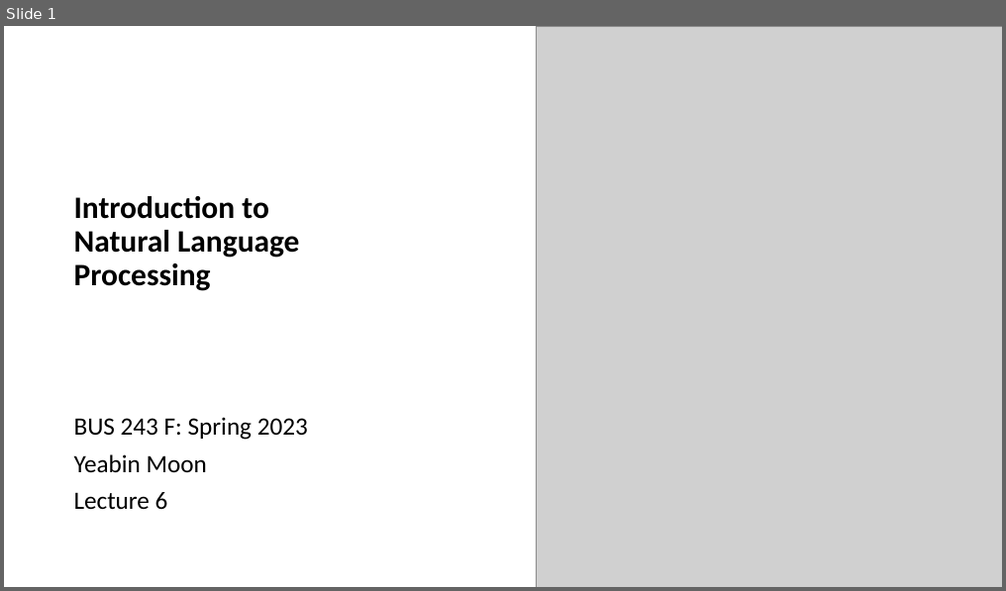
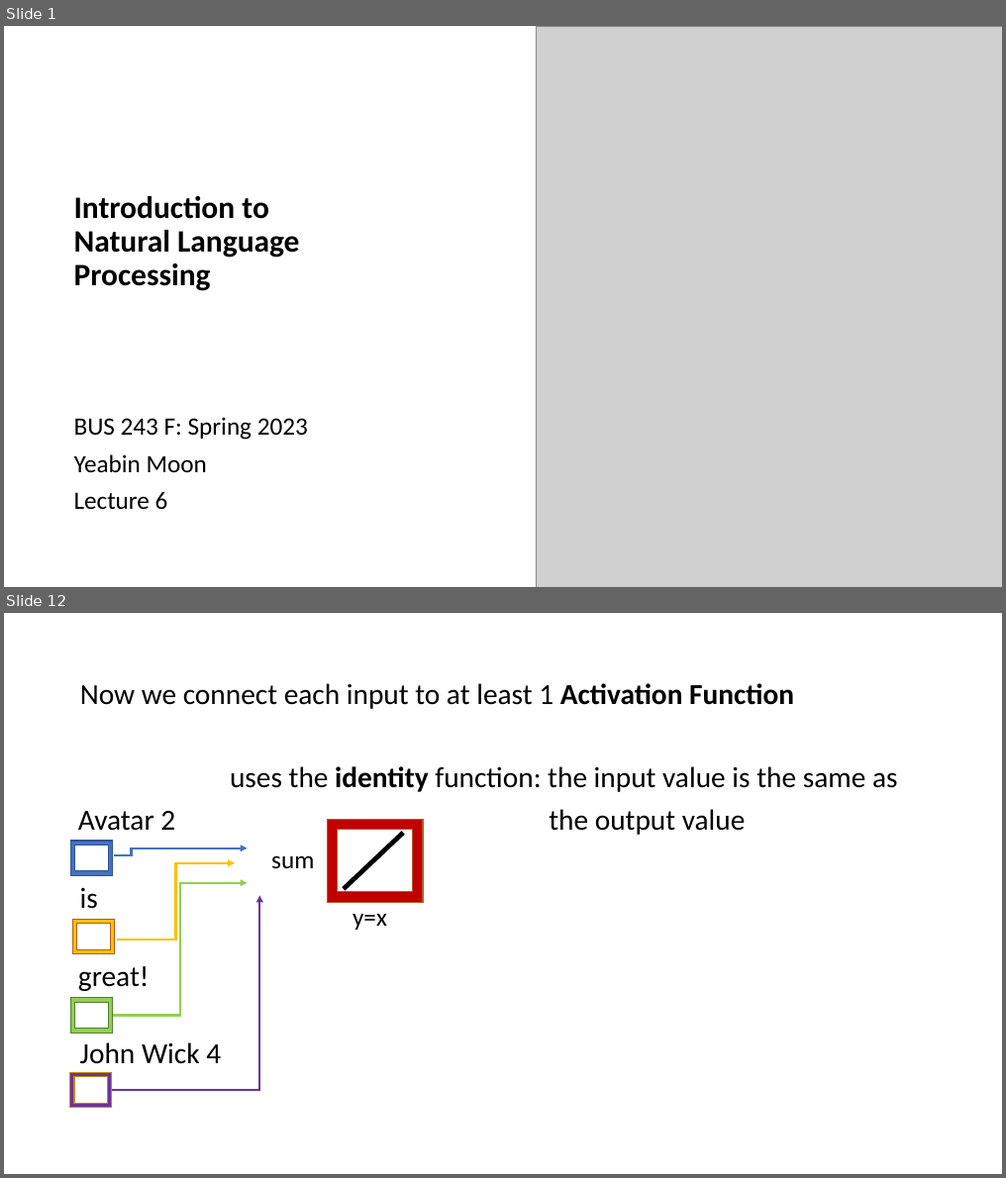
Before and after one commit to YeabinMoonEcon/BUS211, a slide deck: BUS243_NLP/lecture_notes/Lecture6_2.pptx. Shown one above the other, each under a label of ours: slide 1 before the commit, slides 1 and 12 after it; the slides between them are not shown. The pictures are 1006x591 and 1006x1178 pixels, drawn with LibreOffice and Linux fonts; fonts in the diff are those of the drawing; grey boxes stand for pictures. Boxes give left, top, right and bottom in pixels: in the first picture for what was removed or moved away, otherwise in the second. Text is boxed around its words. In the diff, an @@ line names an element or a change of style, - is before the commit and + after.

```diff
--- a/BUS243_NLP/lecture_notes/Lecture6_2.pptx
+++ b/BUS243_NLP/lecture_notes/Lecture6_2.pptx
@@ slide 12 added at [4, 613, 1002, 1174], background #FFFFFF @@
@@ text added at [80, 683, 898, 835], 28 pt, text #000000 @@
+Now we connect each input to at least 1 Activation Function
+uses the identity function: the input value is the same as
+the output value
@@ text added at [78, 811, 175, 831], 28 pt, text #000000 @@
+Avatar 2
@@ frame added at [328, 820, 423, 903], fill #C00000, outline #AF5C24 1 pt @@
@@ frame added at [70, 841, 113, 875], fill #4472C4, outline #325491 1 pt @@
@@ elbow arrow added from (113, 856) to (248, 848), #4472C4 2.25 pt @@
@@ line added from (344, 889) to (403, 833), #000000 4.5 pt @@
@@ elbow arrow added from (117, 940) to (235, 863), #FFC000 2.25 pt @@
@@ text added at [271, 856, 314, 869], 24 pt, text #000000 @@
+sum
@@ text added at [80, 888, 98, 909], 28 pt, text #000000 @@
+is
@@ elbow arrow added from (112, 1090) to (260, 895), #7030A0 2.25 pt @@
@@ elbow arrow added from (113, 1016) to (248, 883), #92D050 2.25 pt @@
@@ frame added at [73, 919, 115, 955], fill #FFC000, outline #AF5C24 1 pt @@
@@ text added at [352, 914, 387, 930], 24 pt, text #000000 @@
+y=x
@@ text added at [78, 966, 149, 991], 28 pt, text #000000 @@
+great!
@@ frame added at [70, 998, 113, 1033], fill #92D050, outline #538035 1 pt @@
@@ text added at [80, 1043, 221, 1064], 28 pt, text #000000 @@
+John Wick 4
@@ frame added at [70, 1072, 112, 1108], fill #7030A0, outline #BD8E00 1 pt @@
```
Also in this commit, not shown: 91 other slides added, 12 slides removed, 2 other files.
